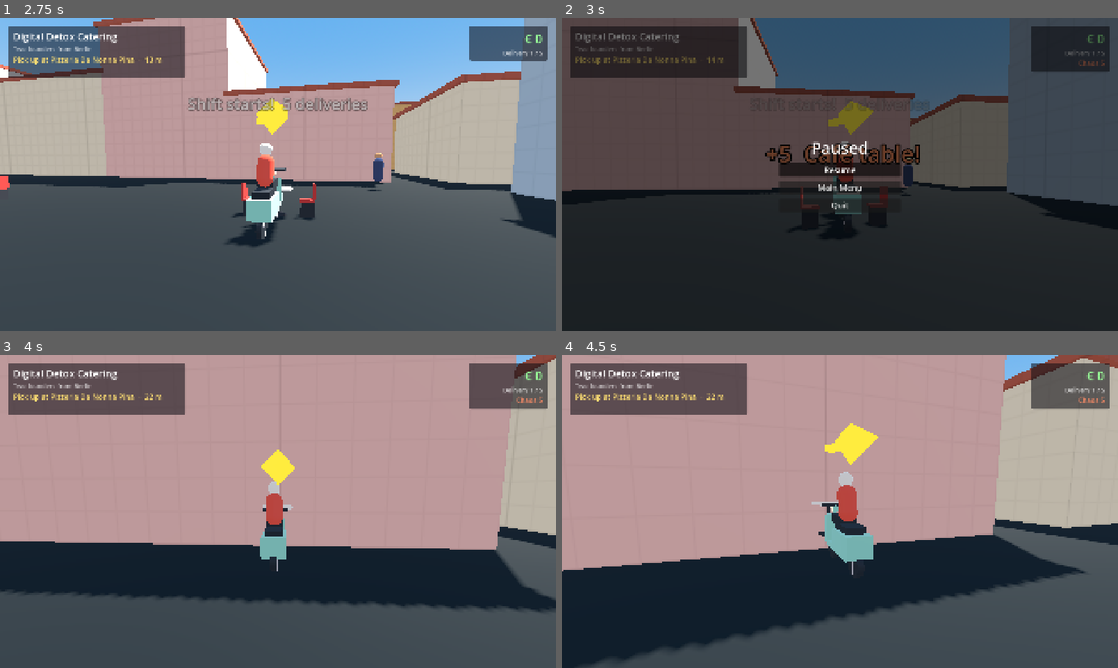
Above: before the commit, frames 1-4 (two rows, left to right).
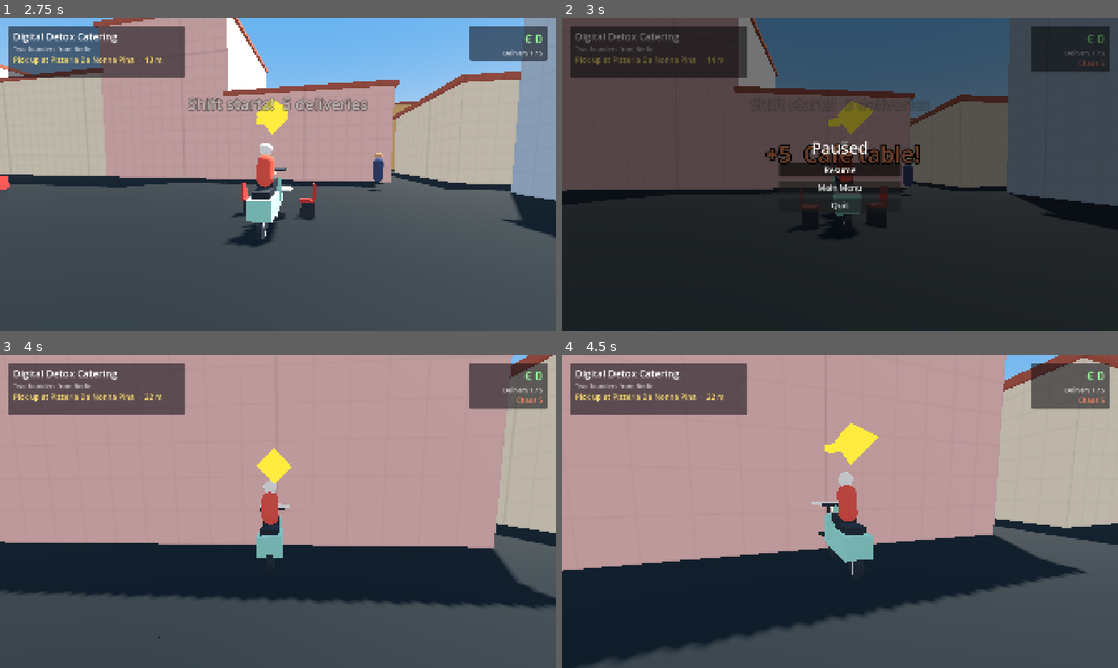
Above: after the commit, the same moments.

Repository: giusscos/euro-chaos
Game: Godot game, scene res://core/ui/main_menu.tscn
Same seed, same stepped clock (60 frames per second), same inputs: the game is played once before the commit and once after it.
Inputs (mouse positions are in pixels of both pictures, inside the frame that each line leads up to):
- Up to frame 1 (2.75 s): click "Scooter Delivery" at 0.5 s; move the mouse to (305, 174) at 1.27 s; hold W (accelerate) from 1.28 s (still down); tap H (horn) at 1.35 s; click (305, 174) at 1.42 s; move the mouse to (250, 174) at 2.02 s; tap E (interact) at 2.1 s; click (250, 174) at 2.17 s
- Up to frame 2 (3 s): keep holding W (accelerate); move the mouse to (851, 168) at 2.77 s; tap P at 2.85 s; click (851, 168) at 2.92 s
- Up to frame 3 (4 s): keep holding W (accelerate); move the mouse to (272, 517) at 3.52 s; tap H (horn) at 3.6 s; click (272, 517) at 3.67 s
- Up to frame 4 (4.5 s): keep holding W (accelerate); move the mouse to (878, 514) at 4.27 s; tap E (interact) at 4.35 s; click (878, 514) at 4.42 s

Frame 1 is identical in both runs. In frame 2, 0.2% of the frame differs, in the area x 0-97%, y 14-64%; in frame 3, 1.8%, in the area x 0-100%, y 0-91%; in frame 4, nothing differs.

Commit message:
Phase 2: juice - camera shake, speed lines, near misses
- ChaseCamera: trauma-based shake (noise offset + roll), triggered
  automatically by hard impacts/landings of the target (teleports
  ignored) and by add_trauma(); knocking things over shakes it too
- SpeedLines: our own screen-space radial streak shader, fades in from
  40 to 75 km/h; in Scooter Delivery and the vehicle playground
- NearMissDetector: passing a pedestrian or traffic car closely at speed
  without touching it emits Events.near_miss; Scooter Delivery pays a
  +1 euro bonus with a floating label
- Tests: shake and settle, landing shake, speed line intensity, near
  miss counts only close clean passes

Co-Authored-By: Claude Opus 5.5 <noreply@anthropic.com>

Diff:
--- a/core/autoload/events.gd
+++ b/core/autoload/events.gd
@@ -24,6 +24,10 @@
 @warning_ignore("unused_signal")
 signal chaos_caused(amount: int, position: Vector3, label: String)
 
+## The player whizzed past something without hitting it.
+@warning_ignore("unused_signal")
+signal near_miss(thing: Node3D, distance: float)
+
 ## The player entered a HazardZone (e.g. &"water").
 @warning_ignore("unused_signal")
 signal hazard_entered(hazard_id: StringName, body: Node3D)
--- a/core/camera/chase_camera.gd
+++ b/core/camera/chase_camera.gd
@@ -51,7 +51,22 @@
 ## How fast the camera moves back out after an obstruction is gone (1/s).
 @export_range(0.1, 50.0, 0.1) var collision_recover_sharpness: float = 4.0
 
+@export_group("Shake")
+## Hard velocity changes of the target (landings, crashes) above this shake
+## the camera automatically...
+@export_range(0.0, 500.0, 1.0, "suffix:m/s²") var impact_shake_threshold: float = 60.0
+## ...adding this much trauma per m/s² above it (trauma is 0..1).
+@export_range(0.0, 0.05, 0.0005) var impact_shake_gain: float = 0.003
+@export_range(0.0, 2.0, 0.01, "suffix:m") var max_shake_offset: float = 0.3
+@export_range(0.0, 20.0, 0.1, "suffix:°") var max_shake_roll: float = 3.5
+## Trauma lost per second.
+@export_range(0.1, 10.0, 0.1) var trauma_decay: float = 1.6
+@export_range(1.0, 60.0, 0.5, "suffix:Hz") var shake_frequency: float = 18.0
+
 @onready var camera: Camera3D = $Camera3D
+
+## 0..1; shake strength is trauma².
+var trauma: float = 0.0
 
 ## The profile in use (target's own, else default_profile).
 var profile: ChaseCameraProfile
@@ -65,6 +80,10 @@
 var _current_distance: float = 0.0
 var _query := PhysicsShapeQueryParameters3D.new()
 var _sphere := SphereShape3D.new()
+var _noise := FastNoiseLite.new()
+var _shake_time: float = 0.0
+var _last_target_velocity := Vector3.ZERO
+var _last_teleport_serial: int = -1
 
 
 func _ready() -> void:
@@ -75,6 +94,8 @@
 	_query.shape = _sphere
 	_query.collision_mask = collision_mask
 	_resolve_profile()
+	_noise.noise_type = FastNoiseLite.TYPE_SIMPLEX
+	_noise.frequency = 1.0
 	camera.make_current()
 	if capture_mouse:
 		Input.mouse_mode = Input.MOUSE_MODE_CAPTURED
@@ -92,15 +113,48 @@
 	_orbit_pitch = 0.0
 	_current_distance = profile.distance
 	_speed = 0.0
+	trauma = 0.0
+	var body := target as RigidBody3D
+	_last_target_velocity = body.linear_velocity if body != null else Vector3.ZERO
 	if camera != null:
 		_update_camera(0.0, true)
 
 
+## Adds camera shake (0..1), e.g. for explosions of chaos.
+func add_trauma(amount: float) -> void:
+	trauma = clampf(trauma + amount, 0.0, 1.0)
+
+
+func _physics_process(delta: float) -> void:
+	var body := target as RigidBody3D
+	if body == null or delta <= 0.0:
+		return
+	var serial: Variant = body.get(&"teleport_serial")
+	if serial != null and int(serial) != _last_teleport_serial:
+		_last_teleport_serial = int(serial)
+		_last_target_velocity = body.linear_velocity
+		return
+	var impact: float = (body.linear_velocity - _last_target_velocity).length() / delta
+	_last_target_velocity = body.linear_velocity
+	if impact > impact_shake_threshold:
+		add_trauma((impact - impact_shake_threshold) * impact_shake_gain)
+
+
 func _process(delta: float) -> void:
 	if target == null:
 		return
 	_update_orbit_from_stick(delta)
 	_update_camera(delta, false)
+	_update_shake(delta)
+
+
+func _update_shake(delta: float) -> void:
+	trauma = maxf(trauma - trauma_decay * delta, 0.0)
+	_shake_time += delta * shake_frequency
+	var strength: float = trauma * trauma
+	camera.position = Vector3(_noise.get_noise_2d(_shake_time, 0.0), _noise.get_noise_2d(0.0, _shake_time), 0.0) \
+		* max_shake_offset * strength
+	camera.rotation.z = deg_to_rad(max_shake_roll) * strength * _noise.get_noise_2d(_shake_time, 100.0)
 
 
 func _unhandled_input(event: InputEvent) -> void:
--- a/core/levels/vehicle_playground.gd
+++ b/core/levels/vehicle_playground.gd
@@ -8,6 +8,8 @@
 @export var controller: PlayerVehicleController
 @export var camera: ChaseCamera
 @export var overlay: DebugOverlay
+## Optional screen effect that follows the current vehicle.
+@export var speed_lines: SpeedLines
 ## Height added when swapping, so the new vehicle doesn't spawn in the ground.
 @export_range(0.0, 5.0, 0.1, "suffix:m") var swap_lift: float = 0.5
 
@@ -41,6 +43,8 @@
 	controller.respawn_point = spawn_point
 	camera.target = vehicle
 	overlay.vehicle = vehicle
+	if speed_lines != null:
+		speed_lines.target = vehicle
 
 
 func _flat_heading() -> Vector3:
--- a/core/levels/vehicle_playground.tscn
+++ b/core/levels/vehicle_playground.tscn
@@ -9,14 +9,16 @@
 [ext_resource type="PackedScene" path="res://core/camera/chase_camera.tscn" id="6_camera"]
 [ext_resource type="PackedScene" path="res://core/ui/debug_overlay.tscn" id="7_overlay"]
 [ext_resource type="PackedScene" path="res://core/ui/pause_menu.tscn" id="8_pause"]
+[ext_resource type="PackedScene" path="res://core/ui/effects/speed_lines.tscn" id="10_lines"]
 
-[node name="VehiclePlayground" type="Node3D" node_paths=PackedStringArray("spawn_point", "controller", "camera", "overlay")]
+[node name="VehiclePlayground" type="Node3D" node_paths=PackedStringArray("spawn_point", "controller", "camera", "overlay", "speed_lines")]
 script = ExtResource("1_playground")
 vehicle_scenes = Array[PackedScene]([ExtResource("3_scooter"), ExtResource("9_car"), ExtResource("4_van")])
 spawn_point = NodePath("SpawnPoint")
 controller = NodePath("PlayerVehicleController")
 camera = NodePath("ChaseCamera")
 overlay = NodePath("DebugOverlay")
+speed_lines = NodePath("SpeedLines")
 
 [node name="TestLevel" parent="." instance=ExtResource("2_level")]
 
@@ -31,3 +33,5 @@
 [node name="DebugOverlay" parent="." instance=ExtResource("7_overlay")]
 
 [node name="PauseMenu" parent="." instance=ExtResource("8_pause")]
+
+[node name="SpeedLines" parent="." instance=ExtResource("10_lines")]
--- /dev/null
+++ b/core/ui/effects/speed_lines.gd
@@ -0,0 +1,24 @@
+class_name SpeedLines
+extends CanvasLayer
+## Screen-space speed streaks that fade in as `target` goes fast.
+
+@export var target: Node3D
+## No streaks below this speed, full streaks at full_speed_kmh.
+@export_range(0.0, 300.0, 1.0, "suffix:km/h") var start_speed_kmh: float = 40.0
+@export_range(1.0, 300.0, 1.0, "suffix:km/h") var full_speed_kmh: float = 75.0
+@export_range(0.1, 20.0, 0.1) var response: float = 4.0
+
+const KMH_PER_MS: float = 3.6
+
+var intensity: float = 0.0
+
+@onready var _rect: ColorRect = $Lines
+
+
+func _process(delta: float) -> void:
+	var body := target as RigidBody3D
+	var speed_kmh: float = body.linear_velocity.length() * KMH_PER_MS if body != null else 0.0
+	var wanted: float = smoothstep(start_speed_kmh, full_speed_kmh, speed_kmh)
+	intensity = lerpf(intensity, wanted, 1.0 - exp(-response * delta))
+	(_rect.material as ShaderMaterial).set_shader_parameter(&"intensity", intensity)
+	_rect.visible = intensity > 0.01
--- /dev/null
+++ b/core/ui/effects/speed_lines.gdshader
@@ -0,0 +1,30 @@
+shader_type canvas_item;
+// Radial speed streaks around the edges of the screen. Our own shader.
+
+uniform float intensity : hint_range(0.0, 1.0) = 0.0;
+uniform float line_count = 110.0;
+// Streaks start this far from the centre (0.5 = screen edge).
+uniform float inner_radius = 0.33;
+uniform float streak_speed = 2.5;
+// Share of angles that get a streak.
+uniform float density : hint_range(0.0, 1.0) = 0.35;
+uniform vec4 line_color : source_color = vec4(1.0, 1.0, 1.0, 0.55);
+
+float hash(float n) {
+	return fract(sin(n * 12.9898) * 43758.5453);
+}
+
+void fragment() {
+	vec2 uv = UV - 0.5;
+	uv.x *= SCREEN_PIXEL_SIZE.y / SCREEN_PIXEL_SIZE.x;
+	float r = length(uv);
+	float a = atan(uv.y, uv.x) / 6.2831853 + 0.5;
+	float slot = floor(a * line_count);
+	float rnd = hash(slot);
+	float lit = step(1.0 - density, rnd);
+	float across = 1.0 - abs(fract(a * line_count) - 0.5) * 2.0;
+	float t = fract(rnd * 7.13 + TIME * streak_speed * (0.6 + rnd));
+	float head = smoothstep(inner_radius, inner_radius + 0.25, r);
+	float streak = lit * smoothstep(0.55, 1.0, across) * head * smoothstep(0.0, 0.25, t) * (1.0 - t);
+	COLOR = vec4(line_color.rgb, line_color.a * streak * intensity);
+}
--- /dev/null
+++ b/core/ui/effects/speed_lines.tscn
@@ -0,0 +1,27 @@
+[gd_scene format=3]
+
+[ext_resource type="Script" path="res://core/ui/effects/speed_lines.gd" id="1_lines"]
+[ext_resource type="Shader" path="res://core/ui/effects/speed_lines.gdshader" id="2_shader"]
+
+[sub_resource type="ShaderMaterial" id="ShaderMaterial_lines"]
+shader = ExtResource("2_shader")
+shader_parameter/intensity = 0.0
+shader_parameter/line_count = 110.0
+shader_parameter/inner_radius = 0.33
+shader_parameter/streak_speed = 2.5
+shader_parameter/density = 0.35
+shader_parameter/line_color = Color(1, 1, 1, 0.55)
+
+[node name="SpeedLines" type="CanvasLayer"]
+layer = 2
+script = ExtResource("1_lines")
+
+[node name="Lines" type="ColorRect" parent="."]
+visible = false
+material = SubResource("ShaderMaterial_lines")
+anchors_preset = 15
+anchor_right = 1.0
+anchor_bottom = 1.0
+grow_horizontal = 2
+grow_vertical = 2
+mouse_filter = 2
--- /dev/null
+++ b/core/vehicle/near_miss_detector.gd
@@ -0,0 +1,66 @@
+class_name NearMissDetector
+extends Node
+## Notices when the player's vehicle whizzes past a pedestrian or a car at
+## speed without touching it, and reports Events.near_miss.
+
+@export var vehicle: ArcadeVehicle
+@export_range(0.0, 200.0, 1.0, "suffix:km/h") var min_speed_kmh: float = 30.0
+## Pedestrians closer than this (but not hit) count...
+@export_range(0.5, 10.0, 0.1, "suffix:m") var pedestrian_distance: float = 2.2
+## ...cars closer than this (centre to centre) and further than car_contact.
+@export_range(0.5, 10.0, 0.1, "suffix:m") var car_distance: float = 3.2
+@export_range(0.5, 10.0, 0.1, "suffix:m") var car_contact: float = 1.9
+## The same thing can't be near-missed again for this long.
+@export_range(0.0, 30.0, 0.5, "suffix:s") var cooldown: float = 4.0
+
+const KMH_PER_MS: float = 3.6
+
+## Things currently close: instance id -> closest distance so far.
+var _close: Dictionary = {}
+var _cooldowns: Dictionary = {}
+
+
+func _physics_process(delta: float) -> void:
+	if vehicle == null:
+		return
+	for id: Variant in _cooldowns.keys():
+		_cooldowns[id] = float(_cooldowns[id]) - delta
+		if float(_cooldowns[id]) <= 0.0:
+			_cooldowns.erase(id)
+	var fast: bool = vehicle.linear_velocity.length() * KMH_PER_MS >= min_speed_kmh
+	var here: Vector3 = vehicle.global_position
+	var seen: Dictionary = {}
+	for node: Node in get_tree().get_nodes_in_group(Groups.PEDESTRIANS):
+		_track(node as Node3D, here, pedestrian_distance, 0.0, fast, seen)
+	for node: Node in get_tree().get_nodes_in_group(Groups.TRAFFIC):
+		if node != vehicle:
+			_track(node as Node3D, here, car_distance, car_contact, fast, seen)
+	# Whatever was close and isn't any more: judge it.
+	for id: Variant in _close.keys():
+		if seen.has(id):
+			continue
+		var closest: float = _close[id]
+		_close.erase(id)
+		var thing := instance_from_id(int(id)) as Node3D
+		if thing == null or _cooldowns.has(id) or closest < 0.0:
+			continue
+		_cooldowns[id] = cooldown
+		Events.near_miss.emit(thing, closest)
+
+
+func _track(thing: Node3D, here: Vector3, radius: float, contact: float, fast: bool, seen: Dictionary) -> void:
+	if thing == null:
+		return
+	var distance: float = Vector2(thing.global_position.x - here.x, thing.global_position.z - here.z).length()
+	if distance > radius:
+		return
+	var id: int = thing.get_instance_id()
+	seen[id] = true
+	var pedestrian := thing as Pedestrian
+	var touched: bool = distance < contact or (pedestrian != null and pedestrian.is_down())
+	if not fast or touched:
+		_close[id] = -1.0  # Too slow or a hit: this pass doesn't count.
+	elif not _close.has(id):
+		_close[id] = distance
+	elif float(_close[id]) >= 0.0:
+		_close[id] = minf(float(_close[id]), distance)
--- a/minigames/vespa_delivery/vespa_delivery.gd
+++ b/minigames/vespa_delivery/vespa_delivery.gd
@@ -21,6 +21,12 @@
 @export var chaos_color: Color = Color(1.0, 0.45, 0.3)
 ## Floating chaos text appears this high above the spot.
 @export_range(0.0, 5.0, 0.1, "suffix:m") var chaos_text_height: float = 1.5
+## Camera shake (trauma 0..1) for knocking things over.
+@export_range(0.0, 1.0, 0.05) var chaos_shake: float = 0.35
+
+@export_group("Near Misses")
+@export_range(0, 100, 1) var near_miss_bonus: int = 1
+@export var near_miss_color: Color = Color(0.5, 1.0, 0.6)
 
 @export_group("Hazards")
 ## Cargo condition lost when the scooter ends up in the sea.
@@ -41,6 +47,7 @@
 @export var cargo_stack: CargoStack
 @export var hud: DeliveryHud
 @export var arrow: ObjectiveArrow
+@export var camera: ChaseCamera
 @export var results_screen: ResultsScreen
 @export var pause_menu: PauseMenu
 
@@ -69,6 +76,7 @@
 	Events.hazard_entered.connect(_on_hazard_entered)
 	Events.chaos_caused.connect(_on_chaos_caused)
 	Events.pedestrian_hit.connect(_on_pedestrian_hit)
+	Events.near_miss.connect(_on_near_miss)
 	results_screen.again_pressed.connect(func() -> void: SceneLoader.change_scene(scene_file_path))
 	results_screen.menu_pressed.connect(_go_to_menu)
 
@@ -162,6 +170,16 @@
 		return
 	GameState.add_chaos(amount)
 	FloatingText.spawn(self, "+%d  %s" % [amount, label], at + Vector3.UP * chaos_text_height, chaos_color)
+	if camera != null:
+		camera.add_trauma(chaos_shake)
+
+
+func _on_near_miss(thing: Node3D, _distance: float) -> void:
+	if not is_running or near_miss_bonus <= 0:
+		return
+	GameState.add_money(near_miss_bonus)
+	FloatingText.spawn(self, "+€%d  Near miss!" % near_miss_bonus,
+		thing.global_position + Vector3.UP * chaos_text_height, near_miss_color)
 
 
 func _on_pedestrian_hit(_pedestrian: Node3D, by: Node3D, _speed: float) -> void:
--- a/minigames/vespa_delivery/vespa_delivery.tscn
+++ b/minigames/vespa_delivery/vespa_delivery.tscn
@@ -22,6 +22,8 @@
 [ext_resource type="Resource" path="res://core/characters/profiles/local.tres" id="28_local"]
 [ext_resource type="Resource" path="res://core/characters/profiles/nonna.tres" id="29_nonna"]
 [ext_resource type="Script" path="res://core/missions/cargo_stack.gd" id="30_stack"]
+[ext_resource type="Script" path="res://core/vehicle/near_miss_detector.gd" id="31_near"]
+[ext_resource type="PackedScene" path="res://core/ui/effects/speed_lines.tscn" id="32_lines"]
 [ext_resource type="Resource" path="res://minigames/vespa_delivery/data/missions/critic_kevin.tres" id="14_critic_kevin"]
 [ext_resource type="Resource" path="res://minigames/vespa_delivery/data/missions/cruise_couple.tres" id="15_cruise_coupl"]
 [ext_resource type="Resource" path="res://minigames/vespa_delivery/data/missions/hat_tour_gelato.tres" id="16_hat_tour_gel"]
@@ -33,7 +35,7 @@
 [ext_resource type="Resource" path="res://minigames/vespa_delivery/data/missions/signora_bianchi.tres" id="22_signora_bian"]
 [ext_resource type="Resource" path="res://minigames/vespa_delivery/data/missions/startup_retreat.tres" id="23_startup_retr"]
 
-[node name="VespaDelivery" type="Node" node_paths=PackedStringArray("vehicle", "controller", "runner", "cargo_monitor", "cargo_stack", "hud", "arrow", "results_screen", "pause_menu")]
+[node name="VespaDelivery" type="Node" node_paths=PackedStringArray("vehicle", "controller", "runner", "cargo_monitor", "cargo_stack", "hud", "arrow", "camera", "results_screen", "pause_menu")]
 script = ExtResource("1_vespa_delive")
 mission_pool = Array[ExtResource("0_mission_data")]([ExtResource("14_critic_kevin"), ExtResource("15_cruise_coupl"), Ex …(254 unchanged characters)…
 vehicle = NodePath("Scooter")
@@ -43,6 +45,7 @@
 cargo_stack = NodePath("Scooter/Visual/CargoMount/CargoStack")
 hud = NodePath("Hud")
 arrow = NodePath("ObjectiveArrow")
+camera = NodePath("ChaseCamera")
 results_screen = NodePath("ResultsScreen")
 pause_menu = NodePath("PauseMenu")
 info = ExtResource("2_info")
@@ -89,6 +92,13 @@
 cargo_monitor = NodePath("../CargoMonitor")
 player = NodePath("../Scooter")
 
+[node name="NearMissDetector" type="Node" parent="." node_paths=PackedStringArray("vehicle")]
+script = ExtResource("31_near")
+vehicle = NodePath("../Scooter")
+
+[node name="SpeedLines" parent="." node_paths=PackedStringArray("target") instance=ExtResource("32_lines")]
+target = NodePath("../Scooter")
+
 [node name="ResultsScreen" parent="." instance=ExtResource("11_results_scre")]
 
 [node name="PauseMenu" parent="." instance=ExtResource("12_pause_menu")]
--- /dev/null
+++ b/tools/tests/test_juice.gd
@@ -0,0 +1,87 @@
+extends TestCase
+## Camera shake, speed lines and near misses.
+
+const SCOOTER: String = "res://core/vehicle/vehicles/scooter.tscn"
+const CAMERA: String = "res://core/camera/chase_camera.tscn"
+const SPEED_LINES: String = "res://core/ui/effects/speed_lines.tscn"
+const PEDESTRIAN: String = "res://core/characters/pedestrian.tscn"
+const NONNA: String = "res://core/characters/profiles/nonna.tres"
+
+
+func test_camera_shakes_and_settles() -> void:
+	var scooter: ArcadeVehicle = _setup_scooter()
+	var camera := (load(CAMERA) as PackedScene).instantiate() as ChaseCamera
+	camera.capture_mouse = false
+	camera.target = scooter
+	add_node(camera)
+	await wait_physics_frames(30)
+	camera.add_trauma(1.0)
+	var max_offset: float = 0.0
+	for i: int in 20:
+		await tree.process_frame
+		max_offset = maxf(max_offset, camera.camera.position.length())
+	await wait_physics_frames(60 * 2)
+	await tree.process_frame
+	note("shake offset up to %.2f m, trauma after 2 s %.2f" % [max_offset, camera.trauma])
+	expect(max_offset > 0.05, "trauma should shake the camera")
+	expect(camera.trauma < 0.01, "shake should settle")
+	# A hard landing shakes it by itself.
+	scooter.teleport(Transform3D(Basis.IDENTITY, Vector3(0.0, 6.0, 0.0)))
+	var landed_trauma: float = 0.0
+	for i: int in 120:
+		await tree.physics_frame
+		landed_trauma = maxf(landed_trauma, camera.trauma)
+	note("trauma from a 6 m drop: %.2f" % landed_trauma)
+	expect(landed_trauma > 0.2, "a hard landing should shake the camera")
+
+
+func test_speed_lines_follow_speed() -> void:
+	var scooter: ArcadeVehicle = _setup_scooter()
+	var lines := (load(SPEED_LINES) as PackedScene).instantiate() as SpeedLines
+	lines.target = scooter
+	add_node(lines)
+	await wait_physics_frames(60)
+	var at_rest: float = lines.intensity
+	scooter.intent.throttle = 1.0
+	await wait_physics_frames(60 * 6)
+	note("speed lines: %.2f at rest, %.2f at %.0f km/h" % [at_rest, lines.intensity, scooter.get_speed_kmh()])
+	expect(at_rest < 0.05, "no speed lines when parked")
+	expect(lines.intensity > 0.5, "speed lines at speed")
+
+
+func test_near_miss_rewards_close_passes_only() -> void:
+	for case: Array in [["close pass", 1.4, 1], ["far pass", 6.0, 0], ["hit", 0.0, 0]]:
+		var scooter: ArcadeVehicle = _setup_scooter()
+		var detector := NearMissDetector.new()
+		detector.vehicle = scooter
+		add_node(detector)
+		var pedestrian := (load(PEDESTRIAN) as PackedScene).instantiate() as Pedestrian
+		pedestrian.profile = load(NONNA) as PedestrianProfile
+		pedestrian.position = Vector3(float(case[1]), 0.05, -40.0)
+		add_node(pedestrian)
+		var misses: Array[float] = []
+		var on_miss := func(_thing: Node3D, distance: float) -> void: misses.append(distance)
+		Events.near_miss.connect(on_miss)
+		await wait_physics_frames(30)
+		scooter.intent.throttle = 1.0
+		await wait_physics_frames(60 * 5)
+		Events.near_miss.disconnect(on_miss)
+		note("%s: %d near miss(es) %s" % [case[0], misses.size(), misses])
+		expect(misses.size() == int(case[2]), "%s: expected %d near miss, got %d" % [case[0], case[2], misses.size()])
+		await cleanup()
+
+
+func _setup_scooter() -> ArcadeVehicle:
+	var ground := StaticBody3D.new()
+	var shape := CollisionShape3D.new()
+	var box := BoxShape3D.new()
+	box.size = Vector3(1000.0, 1.0, 1000.0)
+	shape.shape = box
+	ground.add_child(shape)
+	ground.position = Vector3(0.0, -0.5, 0.0)
+	add_node(ground)
+	var scooter := (load(SCOOTER) as PackedScene).instantiate() as ArcadeVehicle
+	scooter.position = Vector3(0.0, 0.3, 0.0)
+	scooter.add_to_group(Groups.PLAYER)
+	add_node(scooter)
+	return scooter
Not shown, added: core/ui/effects/speed_lines.gd.uid
Not shown, added: core/ui/effects/speed_lines.gdshader.uid
Not shown, added: core/vehicle/near_miss_detector.gd.uid
Not shown, added: tools/tests/test_juice.gd.uid
